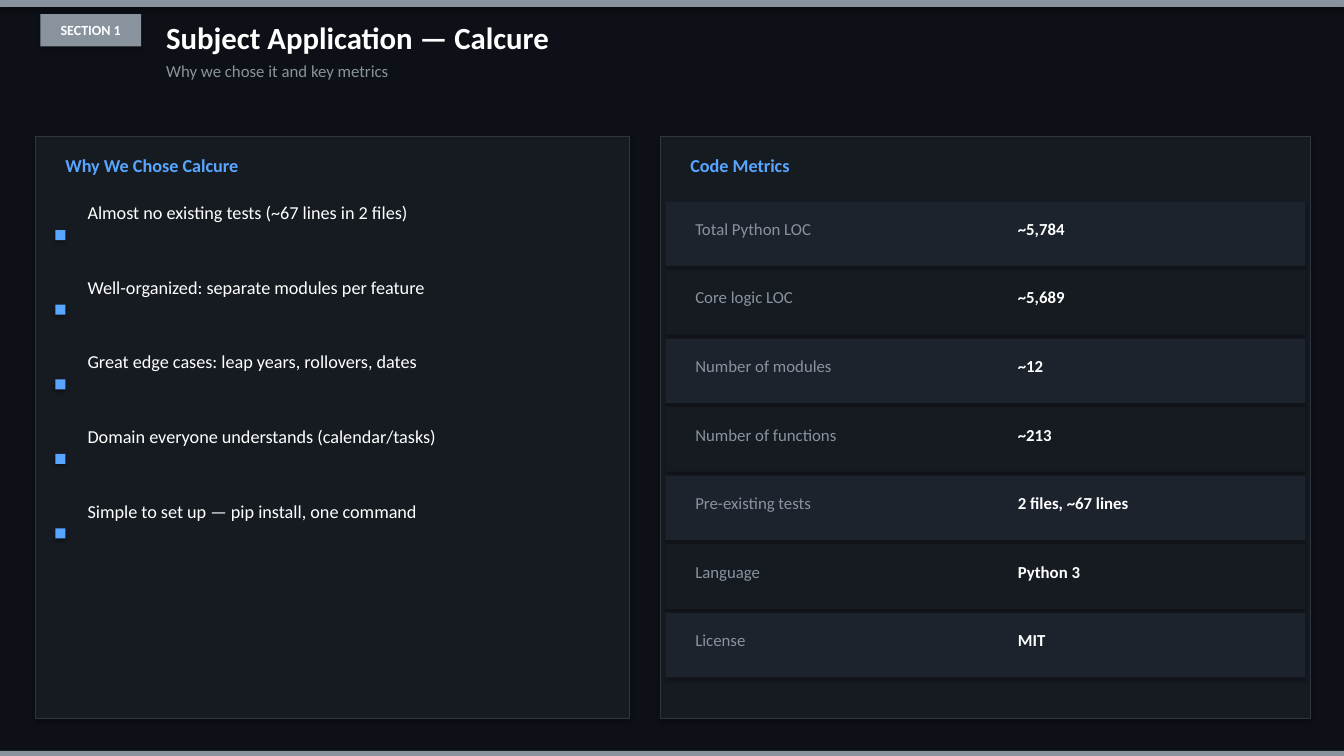
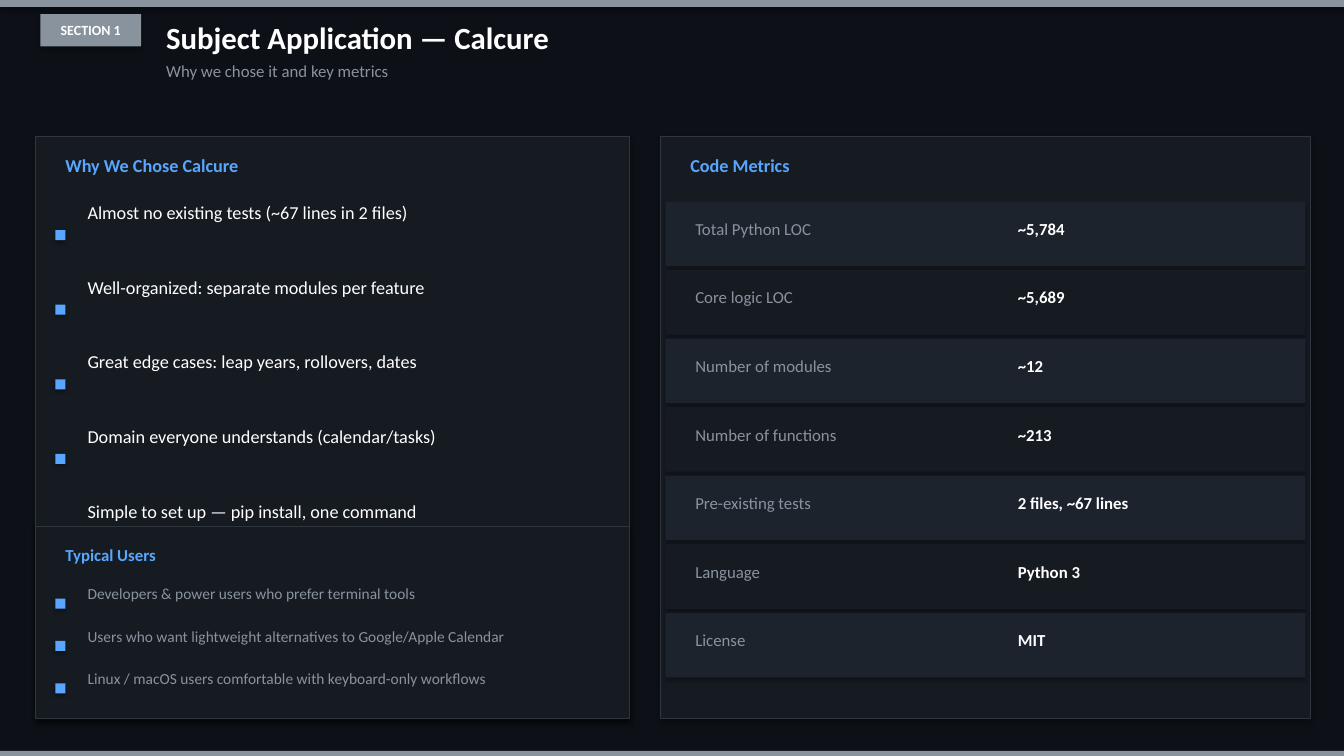
Before and after one commit to Yashcoder2802/calcure-testing, a slide deck: slide 3 of reports/presentation.pptx. Drawn at 1344x756 pixels with LibreOffice and Linux fonts; fonts in the diff are those of the drawing. Boxes give left, top, right and bottom in pixels: in the first picture for what was removed or moved away, otherwise in the second. Text is boxed around its words. In the diff, an @@ line names an element or a change of style, - is before the commit and + after.

```diff
--- a/reports/presentation.pptx
+++ b/reports/presentation.pptx
@@ rectangle added at (35, 526, 630, 719), fill #161B22, outline #30363D 0.75 pt @@
@@ text added at (65, 549, 156, 564), 12 pt, text #58A6FF, bold @@
+Typical Users
@@ rectangle added at (55, 599, 66, 609), fill #58A6FF @@
@@ text added at (88, 588, 415, 602), 11 pt, text #89939E @@
+Developers & power users who prefer terminal tools
@@ rectangle added at (55, 641, 66, 651), fill #58A6FF @@
@@ text added at (88, 631, 504, 645), 11 pt, text #89939E @@
+Users who want lightweight alternatives to Google/Apple Calendar
@@ rectangle added at (55, 684, 66, 694), fill #58A6FF @@
@@ text added at (88, 673, 486, 687), 11 pt, text #89939E @@
+Linux / macOS users comfortable with keyboard-only workflows
```
Also in this commit, not shown: 1 slide added.
